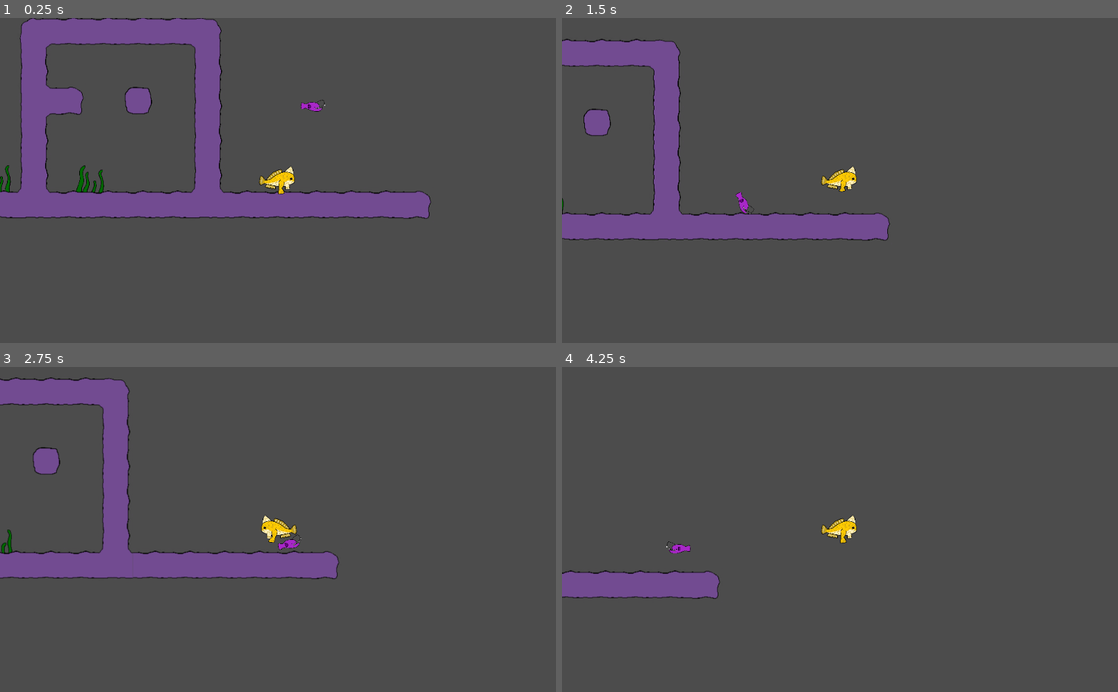
Above: before the commit, frames 1-4 (two rows, left to right).
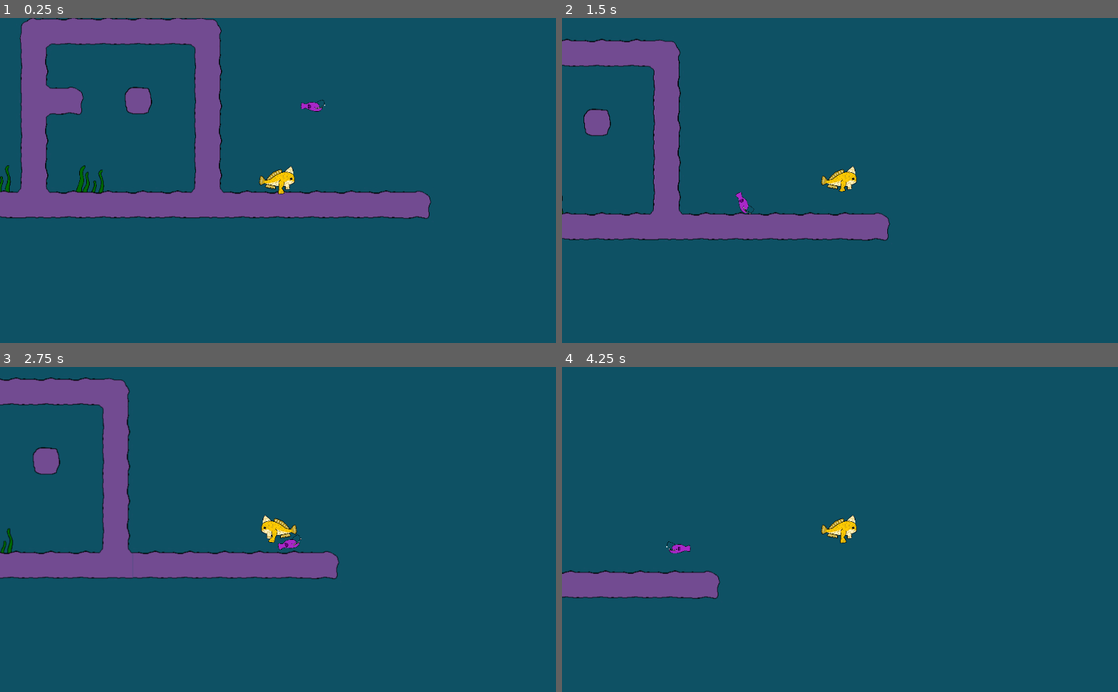
Above: after the commit, the same moments.

Repository: Silver-Ink/Abyzzes-Pixel-Jam
Game: Godot game, scene res://scenes/main.tscn
Same seed, same stepped clock (60 frames per second), same inputs: the game is played once before the commit and once after it.
Inputs:
- Up to frame 1 (0.25 s): no input
- Up to frame 2 (1.5 s): hold D (move-right) from 0.53 s (still down); tap Space (jump) at 0.77 s
- Up to frame 3 (2.75 s): tap Space (jump) at 1.52 s; release D (move-right) at 2.03 s; hold Q (move-left) from 2.03 s (still down)
- Up to frame 4 (4.25 s): release Q (move-left) at 2.78 s; hold D (move-right) from 2.78 s (still down); tap Space (jump) at 3.02, 3.77 s

The runs differ from the first frame. In frame 1, 85% of the frame differs, in the area x 0-100%, y 0-100%; in frame 2, 91%; in frame 3, 91%; in frame 4, 97%.

Commit message:
changement du fond

Diff:
--- a/project.godot
+++ b/project.godot
@@ -42,4 +42,5 @@
 
 [rendering]
 
+environment/default_clear_color=Color( 0.0588235, 0.321569, 0.396078, 1 )
 environment/default_environment="res://default_env.tres"
--- a/scenes/main.tscn
+++ b/scenes/main.tscn
@@ -25,9 +25,9 @@
 
 [node name="algue" parent="TileMap/algues" instance=ExtResource( 3 )]
 position = Vector2( 164, 522 )
-frame = 3
+frame = 1
 offset = Vector2( 102, -88 )
 
 [node name="algue2" parent="TileMap/algues" instance=ExtResource( 3 )]
 position = Vector2( 94, 426 )
-frame = 3
+frame = 1
--- a/scenes/player.tscn
+++ b/scenes/player.tscn
@@ -57,6 +57,7 @@
 scale = Vector2( 0.14, 0.14 )
 frames = SubResource( 1 )
 animation = "walk"
+frame = 1
 playing = true
 
 [node name="CollisionShape2D" type="CollisionShape2D" parent="."]
--- /dev/null
+++ b/scenes/requin.gd
@@ -0,0 +1,16 @@
+extends Area2D
+
+
+# Declare member variables here. Examples:
+# var a = 2
+# var b = "text"
+
+
+# Called when the node enters the scene tree for the first time.
+func _ready():
+	pass # Replace with function body.
+
+
+# Called every frame. 'delta' is the elapsed time since the previous frame.
+#func _process(delta):
+#	pass
--- /dev/null
+++ b/scenes/requin.tscn
@@ -0,0 +1,29 @@
+[gd_scene load_steps=5 format=2]
+
+[ext_resource path="res://art/predateur_requin.png" type="Texture" id=1]
+[ext_resource path="res://scenes/requin.gd" type="Script" id=2]
+
+[sub_resource type="SpriteFrames" id=1]
+animations = [ {
+"frames": [ ExtResource( 1 ) ],
+"loop": true,
+"name": "swim",
+"speed": 5.0
+} ]
+
+[sub_resource type="CapsuleShape2D" id=2]
+radius = 73.0
+height = 158.0
+
+[node name="Area2D" type="Area2D"]
+script = ExtResource( 2 )
+
+[node name="AnimatedSprite" type="AnimatedSprite" parent="."]
+scale = Vector2( 0.3, 0.3 )
+frames = SubResource( 1 )
+animation = "swim"
+
+[node name="CollisionShape2D" type="CollisionShape2D" parent="."]
+position = Vector2( 13, 6 )
+rotation = 1.5708
+shape = SubResource( 2 )
Binary file added: art/predateur_requin.png
Not shown, added: art/predateur_requin.png.import
